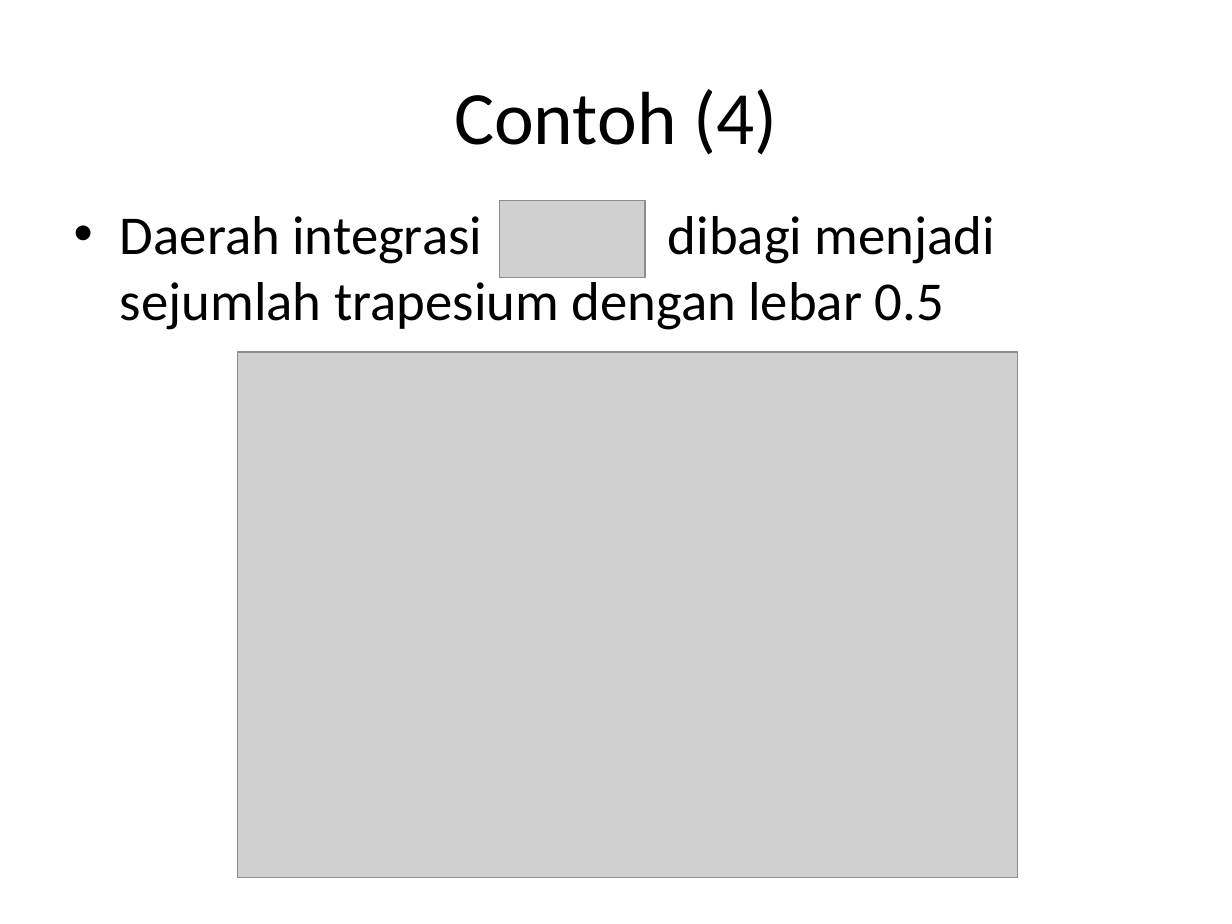
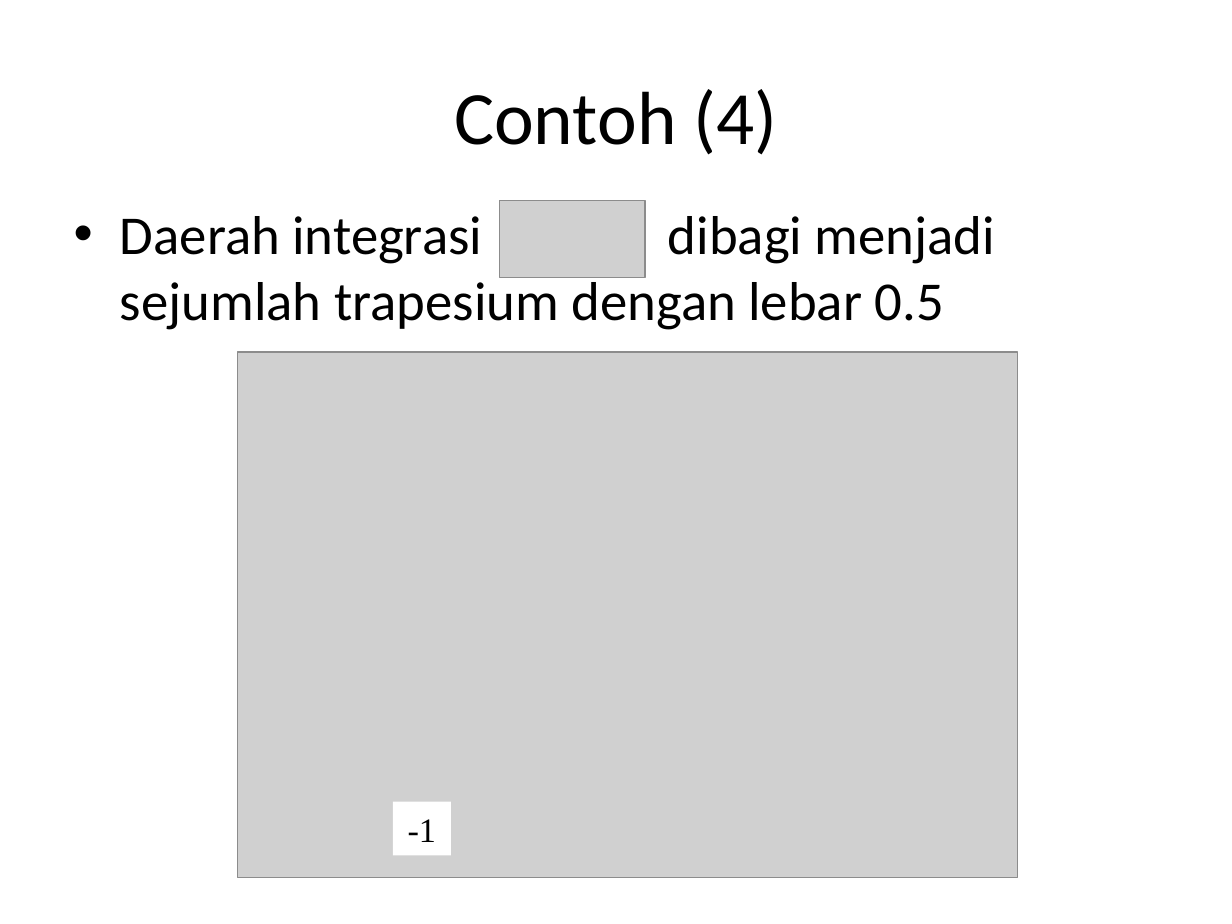
Before and after one commit to miftanurfarid/EL1211_metode_numerik_dan_teknik_komputasi, a slide deck: slide 10 of slides/EL 1211 01 - Pendahuluan.ppt. Drawn at 1232x924 pixels with LibreOffice and Linux fonts; fonts in the diff are those of the drawing; grey boxes stand for pictures. Boxes give left, top, right and bottom in pixels: in the first picture for what was removed or moved away, otherwise in the second. Text is boxed around its words. In the diff, an @@ line names an element or a change of style, - is before the commit and + after.

```diff
--- a/slides/EL 1211 01 - Pendahuluan.ppt
+++ b/slides/EL 1211 01 - Pendahuluan.ppt
@@ rectangle added at <box>393,802,451,856</box>, fill #FFFFFF, 20 pt, text #000000 @@
+-1
```
Also in this commit, not shown: 8 other slides changed, 7 other files.
